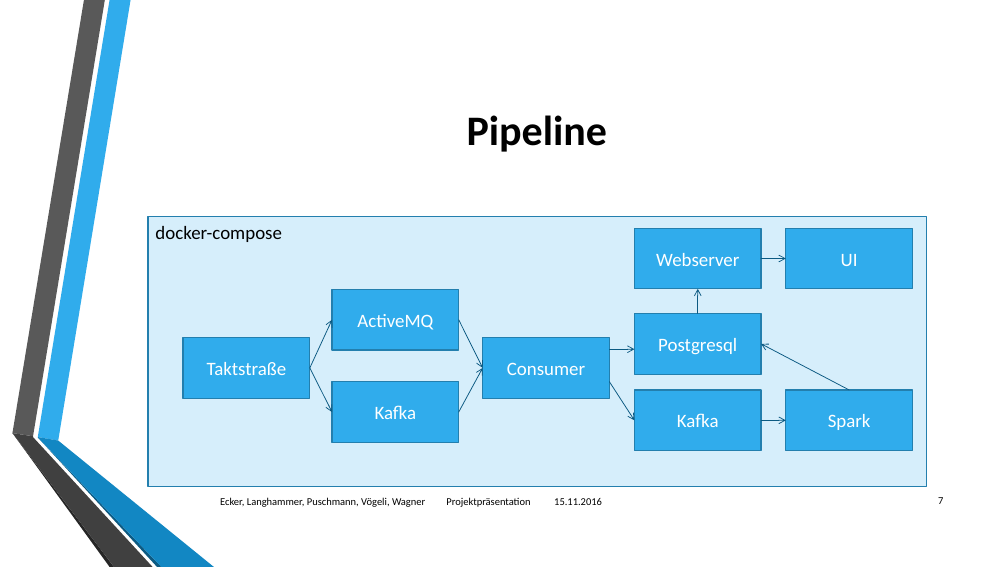
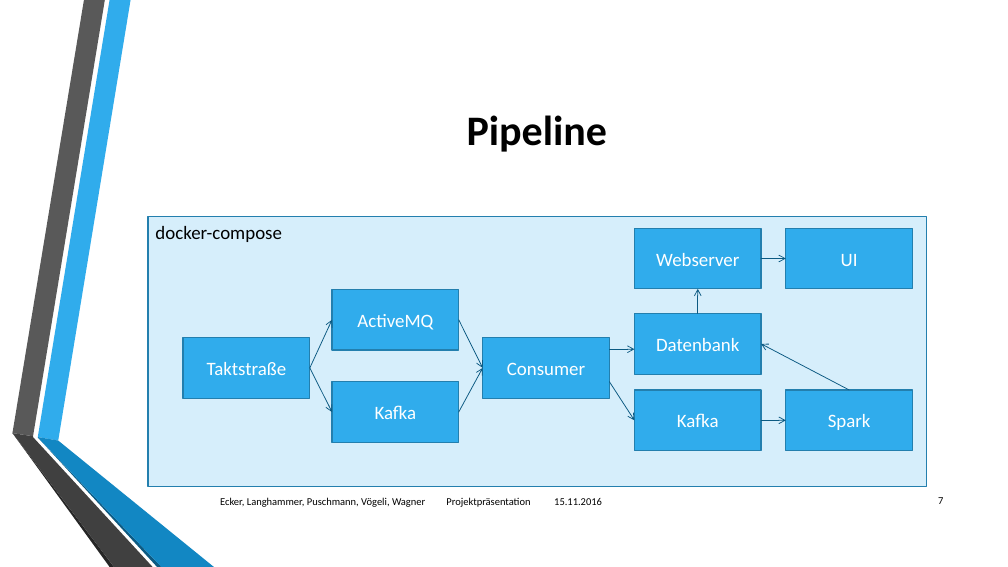
Before and after one commit to philipwagner1994/ProjectDHBW, a slide deck: slide 7 of Documentation/Projektpräsentationabschluss.pptx. Drawn at 1008x567 pixels with LibreOffice and Linux fonts; fonts in the diff are those of the drawing; background and template pictures are left out. Boxes give left, top, right and bottom in pixels: in the first picture for what was removed or moved away, otherwise in the second. Text is boxed around its words. In the diff, an @@ line names an element or a change of style, - is before the commit and + after.

```diff
--- a/Documentation/Projektpräsentationabschluss.pptx
+++ b/Documentation/Projektpräsentationabschluss.pptx
@@ text in rectangle at <box>656,338,739,351</box>: text changed @@
-Postgresql
+Datenbank
```
Also in this commit, not shown: 2 other slides changed, 1 other file.
